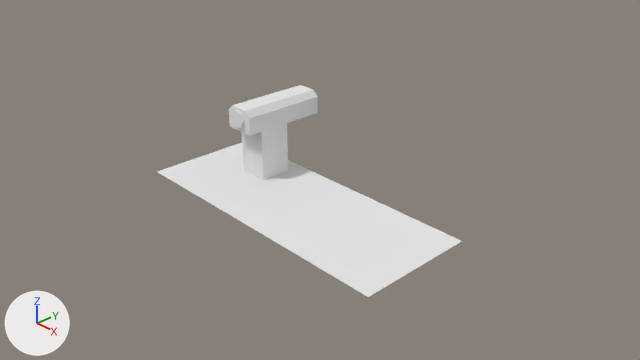
The Blender file assets/Models/gear_panel.blend as it was, and as the next commit left it.
Camera for both pictures: the file's camera 'Camera'. Every picture has the same lights, and +X, +Y and +Z are marked at lower left.
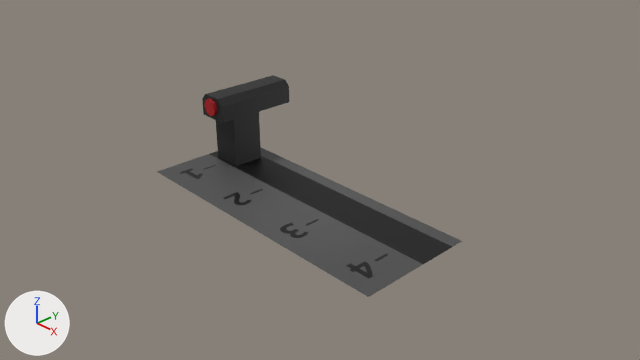
Changed parts and their boxes [x1, y1, x2, y2] in the pictures (640 x 360 px):
'Plane', recoloured (white to grey)
    both: [157, 143, 462, 297]
'Cube', recoloured, moved
    before: [229, 85, 318, 180]
    after: [202, 75, 289, 166]

Edits to the bpy script that builds the scene:
```text
Add img_diffuse_color:
    img_diffuse_color = load_image('Diffuse Color', '../Textures/gear_panel_texture.png', 1024, 1024, 'sRGB')
Add mat_gear_shift_material:
    mat_gear_shift_material = principled_material('gear_shift_material')
    mat_gear_shift_material.texture = img_diffuse_color
Change me_cube_001:
    where me_cube_001.from_pydata(...)  # 40 vertices, 30 faces; spans x -0.28..0.28, y -0.57..0.99, z -0.28..1.3
    remove me_cube_001.materials.append(mat_material_001)  # white #e7e7e7
    add me_cube_001.materials.append(mat_gear_shift_material)  # picture img_diffuse_color
Change me_plane:
    where me_plane.from_pydata(...)  # 4 vertices, 1 face; spans x -2.54..2.54, y -1.0..1.0, z 0.0
    remove me_plane.materials.append(mat_material_001)  # white #e7e7e7
    add me_plane.materials.append(mat_gear_shift_material)  # picture img_diffuse_color
Change ob_cube:
    ob_cube.location: (-1.27, 0.43, 0.0) -> (-2.03, 0.43, 0.0)
```
